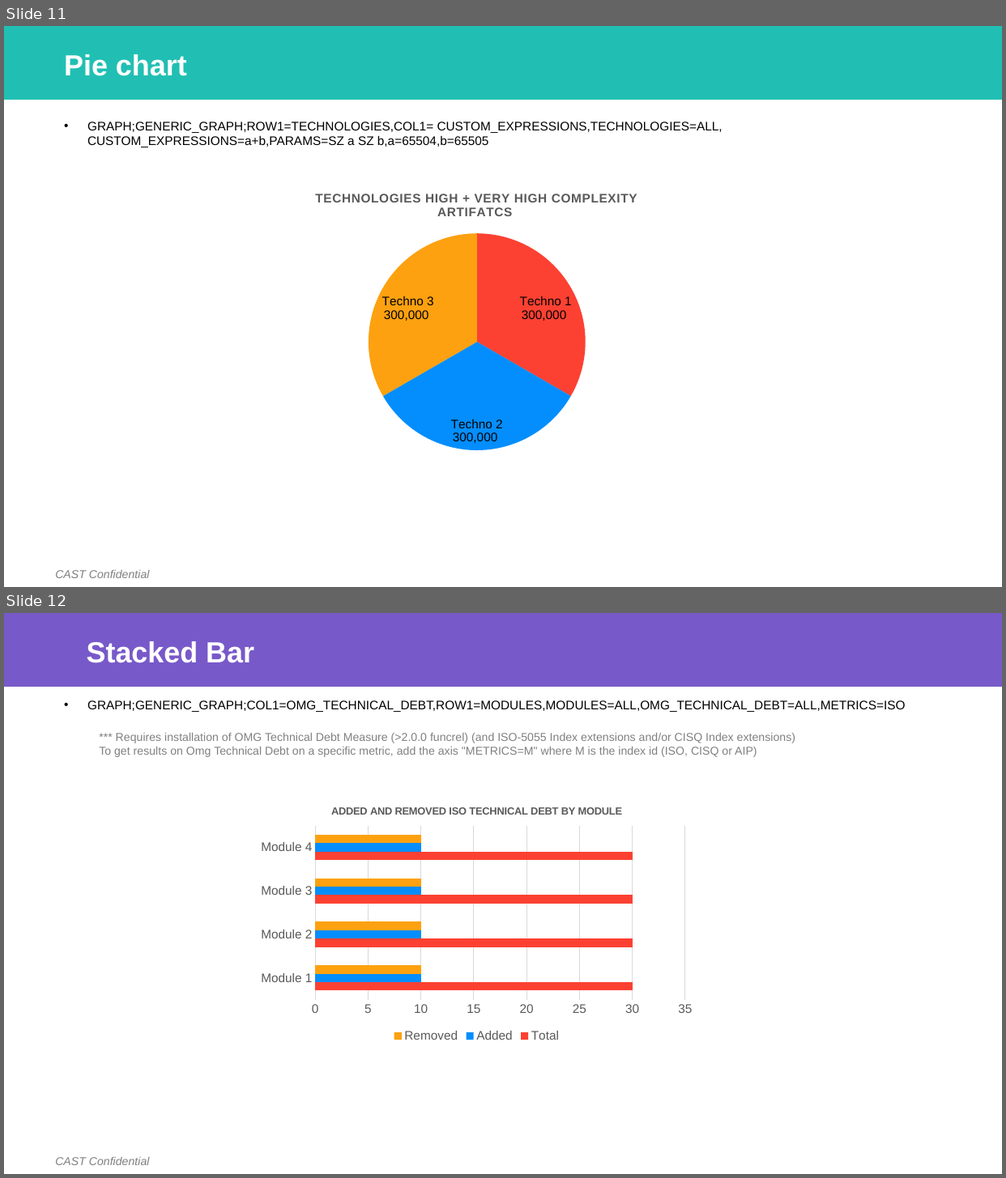
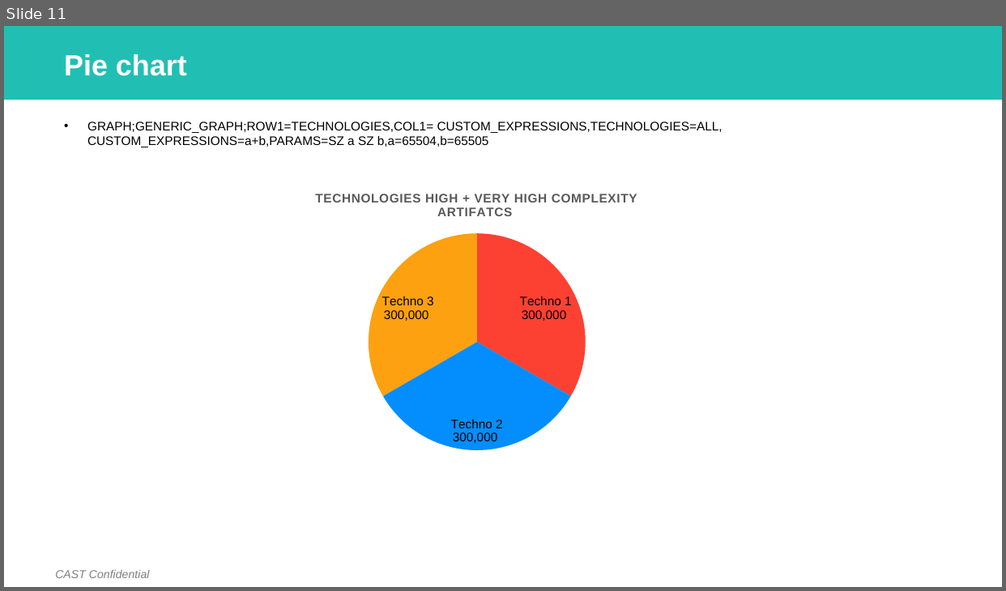
Before and after one commit to CAST-projects/CAST-ReportGenerator, a slide deck: CastReporting.Reporting.Core/Templates/zh-CN/Application/Component library/Generic Graph Definition.pptx. Shown one above the other, each under a label of ours: slides 11 and 12 before the commit, slide 11 after it. The pictures are 1006x1178 and 1006x591 pixels, drawn with LibreOffice and Linux fonts; fonts in the diff are those of the drawing; background and template pictures are left out. Boxes give left, top, right and bottom in pixels: in the first picture for what was removed or moved away, otherwise in the second. Text is boxed around its words. In the diff, an @@ line names an element or a change of style, - is before the commit and + after.

```diff
--- a/CastReporting.Reporting.Core/Templates/zh-CN/Application/Component library/Generic Graph Definition.pptx
+++ b/CastReporting.Reporting.Core/Templates/zh-CN/Application/Component library/Generic Graph Definition.pptx
@@ slide 12 removed at [4, 613, 1002, 1174], background #FFFFFF; not listed: 1 template element that a slide beside it also shows @@
@@ rectangle removed at [4, 613, 1002, 687] @@
@@ title removed at [87, 641, 254, 663] @@
-Stacked Bar
@@ text removed at [87, 700, 905, 712] @@
-• GRAPH;GENERIC_GRAPH;COL1=OMG_TECHNICAL_DEBT,ROW1=MODULES,MODULES=ALL,OMG_TECHNICAL_DEBT=ALL,METRICS=ISO
@@ text removed at [99, 733, 795, 757] @@
-*** Requires installation of OMG Technical Debt Measure (>2.0.0 funcrel) (and ISO-5055 Index extensions and/or CISQ Index extensions)
-To get results on Omg Technical Debt on a specific metric, add the axis "METRICS=M" where M is the index id (ISO, CISQ or AIP)
@@ bar chart removed at [252, 794, 701, 1046] @@
-title "ADDED AND REMOVED ISO TECHNICAL DEBT BY MODULE "
-categories: Module 1, Module 2, Module 3, Module 4
-Total: 30, 30, 30, 30
-Added: 10, 10, 10, 10
-Removed: 10, 10, 10, 10
```
Also in this commit, not shown: 1 slide changed, 3 other files.
